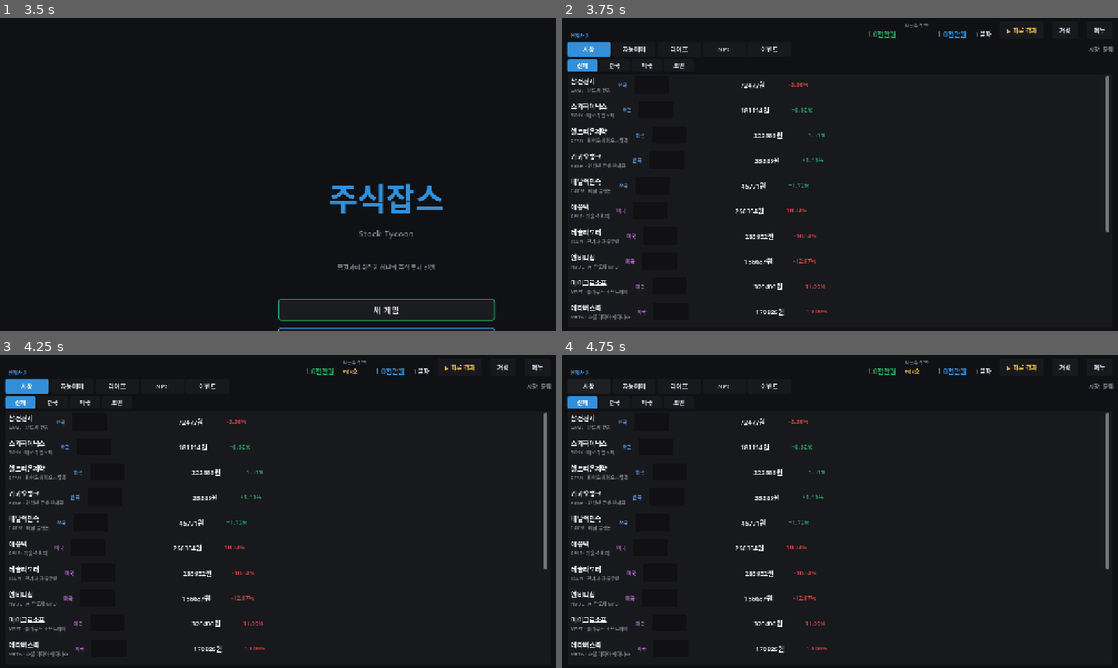
Above: before the commit, frames 1-4 (two rows, left to right).
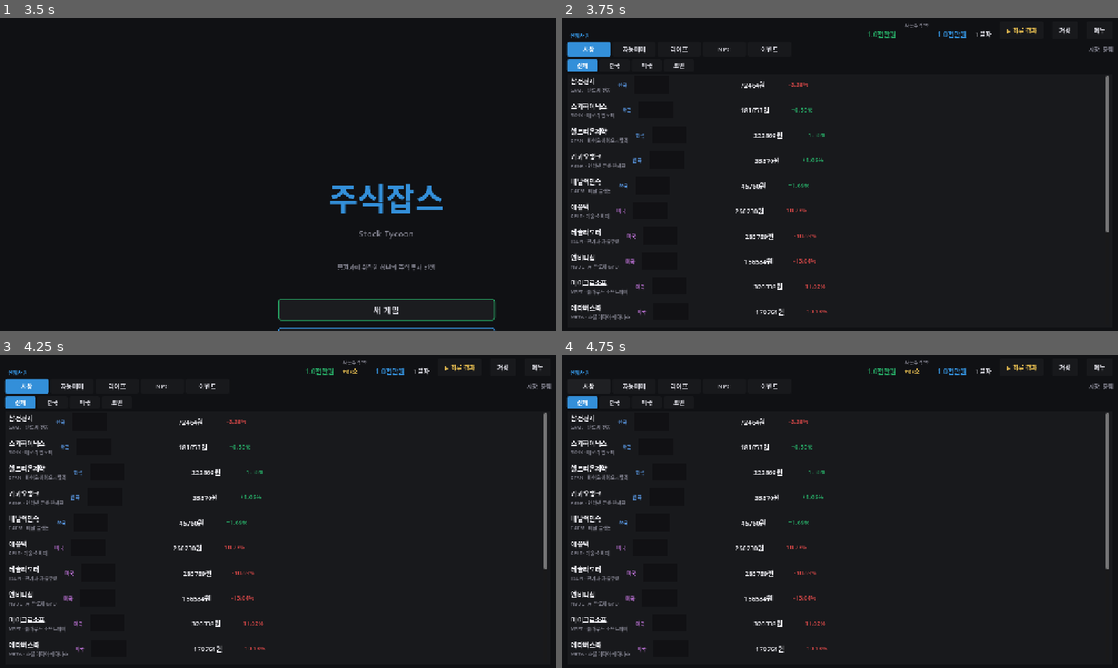
Above: after the commit, the same moments.

Repository: jettiy/StockTycoon
Game: Godot game, scene res://scenes/boot.tscn
Two runs of this game, one before a commit and one after it. Both use one fixed random seed, a clock stepped at 60 frames per second and the inputs below.
Inputs:
- Up to frame 1 (3.5 s): click "새 게임" at 0.5 s; click "▶ 하루 경과" at 1.25 s; click "저장" at 2 s; click "메뉴" at 2.75 s
- Up to frame 2 (3.75 s): click "새 게임" at 3.5 s
- Up to frame 3 (4.25 s): no input
- Up to frame 4 (4.75 s): click "시장" at 4.25 s

Frame 1 is identical in both runs. In frame 2, 0.2% of the frame differs, in the area x 33-47%, y 20-95%; in frame 3, 0.2%; in frame 4, 0.2%.

Commit message:
fix: 임대/이자 일일 정산 버그 + 주가 상승 편향 완화
버그 수정:
- PassiveIncomeManager.pay_daily_rental_interest() 추가
  (하루 경과 시 임대/이자가 정산되지 않는 치명적 버그)
- GameManager.advance_day()에서 임대/이자 정산 호출

밸런스 조정:
- MarketSim: trend를 마켓 사이클에 동적 연동 (강세장 가속, 약세장 마이너스 전환)
- stocks.json: trend 값을 기존 40%로 감소 (무조건 상승 방지)
- 시뮬레이션: 365일 성장률 4308% → 1631% (17배, 방치형 적정)

도구:
- BalanceSim.gd: 장기 시뮬레이션 (주거업그레이드, 수익실현 매도)

Diff:
--- a/data/stocks.json
+++ b/data/stocks.json
@@ -8,7 +8,7 @@
       "tier": "blue",
       "price": 75000,
       "volatility": 0.015,
-      "trend": 0.0002,
+      "trend": 8e-05,
       "sector": "반도체·전자",
       "desc": "한국을 대표하는 초거대 기업. 스마트폰, 반도체, 가전까지.",
       "dividend_yield": 2.5,
@@ -22,7 +22,7 @@
       "tier": "blue",
       "price": 180000,
       "volatility": 0.022,
-      "trend": 0.0004,
+      "trend": 0.00016,
       "sector": "메모리 반도체",
       "desc": "DRAM·NAND 플래시 세계 2위. AI 시대 메모리 수요 폭증.",
       "dividend_yield": 1.8,
@@ -36,7 +36,7 @@
       "tier": "blue",
       "price": 220000,
       "volatility": 0.018,
-      "trend": 0.0001,
+      "trend": 4e-05,
       "sector": "바이오·바이오시밀러",
       "desc": "바이오시밀러 선두주자. 신약 파이프라인 풍부.",
       "dividend_yield": 1.2,
@@ -50,7 +50,7 @@
       "tier": "growth",
       "price": 35000,
       "volatility": 0.028,
-      "trend": 0.0005,
+      "trend": 0.0002,
       "sector": "인터넷 은행·핀테크",
       "desc": "모바일 네이티브 은행. 개인 대출 성장 세.",
       "dividend_yield": 0.0,
@@ -64,7 +64,7 @@
       "tier": "growth",
       "price": 45000,
       "volatility": 0.03,
-      "trend": 0.0003,
+      "trend": 0.00012,
       "sector": "배달 플랫폼",
       "desc": "국민 배달 앱. 광고·배달비 수익 다각화.",
       "dividend_yield": 0.0,
@@ -78,7 +78,7 @@
       "tier": "blue",
       "price": 290000,
       "volatility": 0.015,
-      "trend": 0.0003,
+      "trend": 0.00012,
       "sector": "기술·소비재",
       "desc": "아이폰·맥·서비스 생태계. 현금 창출력 최강.",
       "dividend_yield": 1.5,
@@ -92,7 +92,7 @@
       "tier": "growth",
       "price": 320000,
       "volatility": 0.035,
-      "trend": 0.0006,
+      "trend": 0.00024,
       "sector": "전기차·자율주행",
       "desc": "전기차 혁신. 로보택시·에너지 사업 확장.",
       "dividend_yield": 0.0,
@@ -106,7 +106,7 @@
       "tier": "growth",
       "price": 180000,
       "volatility": 0.03,
-      "trend": 0.0008,
+      "trend": 0.00032,
       "sector": "AI 반도체·GPU",
       "desc": "AI 혁명의 핵심. 데이터센터 GPU 독점적 지위.",
       "dividend_yield": 0.05,
@@ -120,7 +120,7 @@
       "tier": "blue",
       "price": 360000,
       "volatility": 0.012,
-      "trend": 0.0002,
+      "trend": 8e-05,
       "sector": "클라우드·소프트웨어",
       "desc": "애저 클라우드 + 오피스 + 게임. AI 투자 선도.",
       "dividend_yield": 2.8,
@@ -134,7 +134,7 @@
       "tier": "blue",
       "price": 190000,
       "volatility": 0.025,
-      "trend": 0.0004,
+      "trend": 0.00016,
       "sector": "소셜 미디어·메타버스",
       "desc": "소셜 네트워크 거대. 광고 수익 막강.",
       "dividend_yield": 1.5,
@@ -148,7 +148,7 @@
       "tier": "blue",
       "price": 240000,
       "volatility": 0.018,
-      "trend": 0.0003,
+      "trend": 0.00012,
       "sector": "이커머스·클라우드",
       "desc": "전자상거래 + AWS 클라우드. 물류 인프라 막강.",
       "dividend_yield": 0.0,
@@ -162,7 +162,7 @@
       "tier": "blue",
       "price": 280000,
       "volatility": 0.015,
-      "trend": 0.0003,
+      "trend": 0.00012,
       "sector": "검색·클라우드·AI",
       "desc": "검색 광고 독점. 유튜브 + AI 투자 가속.",
       "dividend_yield": 0.0,
@@ -176,7 +176,7 @@
       "tier": "crypto",
       "price": 95000000,
       "volatility": 0.04,
-      "trend": 0.0005,
+      "trend": 0.0002,
       "sector": "암호화폐",
       "desc": "디지털 금. 기관 투자자 유입으로 가격 변동성 심함.",
       "dividend_yield": 0.0,
@@ -190,7 +190,7 @@
       "tier": "crypto",
       "price": 5500000,
       "volatility": 0.045,
-      "trend": 0.0004,
+      "trend": 0.00016,
       "sector": "암호화폐·스마트컨트랙트",
       "desc": "탈중앙화 앱 플랫폼. DeFi·NFT 생태계 핵심.",
       "dividend_yield": 3.5,
@@ -204,7 +204,7 @@
       "tier": "crypto",
       "price": 350,
       "volatility": 0.06,
-      "trend": 0.0001,
+      "trend": 4e-05,
       "sector": "암호화폐·밈코인",
       "desc": "밈에서 시작한 코인. 유명인 트윗에 가격 요동.",
       "dividend_yield": 0.0,
@@ -218,7 +218,7 @@
       "tier": "crypto",
       "price": 280000,
       "volatility": 0.055,
-      "trend": 0.0006,
+      "trend": 0.00024,
       "sector": "암호화폐·고속블록체인",
       "desc": "초고속 트랜잭션 블록체인. NFT·DeFi 활발.",
       "dividend_yield": 5.0,
--- a/scripts/autoload/GameManager.gd
+++ b/scripts/autoload/GameManager.gd
@@ -216,6 +216,13 @@
 	if dividends > 0:
 		result["dividends"] = dividends
 
+	# 일일 임대 수익 + 이자 정산 (방치형 핵심)
+	var passive := PassiveIncomeManager.pay_daily_rental_interest()
+	if passive.has("rental") and passive["rental"] > 0:
+		result["rental"] = passive["rental"]
+	if passive.has("interest") and passive["interest"] > 0:
+		result["interest"] = passive["interest"]
+
 	# 파산 방지 지원금
 	var bailout_thresh: float = _balance.get("difficulty", {}).get("bailout_threshold", 500000)
 	var bailout_amt: float = _balance.get("difficulty", {}).get("bailout_amount", 2000000)
--- a/scripts/autoload/MarketSim.gd
+++ b/scripts/autoload/MarketSim.gd
@@ -95,8 +95,14 @@
 		# 1. 랜덤워크 (정규분포 근사)
 		var random_change: float = _rng.randfn(0.0, 1.0) * stock["volatility"]
 
-		# 2. 트렌드 성분
-		var trend_change: float = stock["trend"]
+		# 2. 트렌드 성분 — 사이클에 따라 동적 부여
+		# 기본 trend는 미세 상승 편향 (인플레이션 반영)
+		# 강세장에서는 가속, 약세장에서는 마이너스 전환
+		var base_trend: float = float(stock["trend"])
+		var dynamic_trend: float = base_trend * (0.5 + market_cycle * 1.5)
+		# 약세장에서는 하락 트렌드
+		if market_cycle < -0.2:
+			dynamic_trend -= base_trend * absf(market_cycle) * 2.0
 
 		# 3. 마켓 사이클 영향 (코인 > 성장주 > 블루칩)
 		var cycle_weight := 0.3
@@ -114,7 +120,7 @@
 			_event_multipliers[stock_id] = lerp(_event_multipliers[stock_id], 1.0, 0.1)
 
 		# 합산
-		var total_change: float = random_change + trend_change + cycle_change + event_change
+		var total_change: float = random_change + dynamic_trend + cycle_change + event_change
 		var new_price: float = float(stock["price"]) * (1.0 + total_change)
 
 		# 하한선 (기준가 10%까지)
--- a/scripts/autoload/PassiveIncomeManager.gd
+++ b/scripts/autoload/PassiveIncomeManager.gd
@@ -142,7 +142,41 @@
 	var tick_cap := daily_cap / _game_accel
 	return min(amount, tick_cap)
 
-## 하루 경과 시 일괄 배당 지급 (큰 금액, 정기적)
+## 하루 경과 시 임대 수익 + 이자 정산 (advance_day에서 호출)
+func pay_daily_rental_interest() -> Dictionary:
+	var result := {"rental": 0.0, "interest": 0.0}
+
+	# 임대 수익 (주거 등급)
+	var house: Dictionary = GameManager.get_current_house()
+	var house_id: String = house.get("id", "gosiwon")
+	var rental_map: Dictionary = _config.get("rental_income_per_day", {})
+	if rental_map.has(house_id):
+		var daily_rental: float = float(rental_map[house_id])
+		if daily_rental > 0:
+			# 캡 적용
+			var net_worth := GameManager.get_net_worth()
+			if net_worth > 0:
+				var cap := net_worth * _rental_cap_pct
+				daily_rental = min(daily_rental, cap)
+			GameManager.add_cash(daily_rental)
+			_total_rental += daily_rental
+			result["rental"] = daily_rental
+
+	# 현금 이자
+	var cash := GameManager.get_cash()
+	if cash > 0:
+		var daily_interest: float = cash * _interest_rate
+		if daily_interest > 0:
+			# 캡 적용
+			var net_worth := GameManager.get_net_worth()
+			if net_worth > 0:
+				var cap := net_worth * _interest_cap_pct
+				daily_interest = min(daily_interest, cap)
+			GameManager.add_cash(daily_interest)
+			_total_interest += daily_interest
+			result["interest"] = daily_interest
+
+	return result
 func pay_daily_dividends() -> float:
 	var total: float = 0.0
 
--- /dev/null
+++ b/tools/BalanceSim.gd
@@ -0,0 +1,178 @@
+extends Node2D
+## 장기 밸런스 시뮬레이션 — 365일 진행하며 일지 기록
+## 목적: 초반/중반/후반 자산 성장 곡선이 적절한지 검증
+
+var log_lines: Array = []
+var start_cash: float = 0.0
+
+func _ready() -> void:
+	print("\n========================================")
+	print("  주식잡스 장기 밸런스 시뮬레이션")
+	print("  (365일 = 약 50분 실시간)")
+	print("========================================\n")
+
+	await get_tree().process_frame
+
+	start_cash = GameManager.player["cash"]
+
+	_log("=== 시작 상태 ===")
+	_log("현금: %s원" % _fmt(start_cash))
+	_log("순자산: %s원" % _fmt(GameManager.get_net_worth()))
+	_log("직급: %s" % GameManager.get_rank_name())
+	_log("")
+
+	# 시뮬레이션 전략: 3가지 플레이 스타일
+	# A) 보수적 — 배당주 위주 매수 후 방치
+	# B) 공격적 — 코인/성장주 위주
+	# C) 균형 — 섞어서
+
+	_run_balanced_strategy()
+
+	# 결과 파일로 저장
+	_save_report()
+
+func _run_balanced_strategy() -> void:
+	_log("=== 균형 전략 시뮬레이션 시작 ===")
+	_log("- 7일마다 월금으로 배당주 매수")
+	_log("- 나머지는 자동매매 + 패시브 수익")
+	_log("")
+
+	var checkpoints = [7, 30, 90, 180, 365]
+	var cp_idx = 0
+
+	# 초기 매수: 보유 현금의 50%를 배당주에 분산 매수
+	var stocks = MarketSim.get_all_stocks()
+	var div_stocks = []
+	for s in stocks:
+		if float(s.get("dividend_yield", 0)) > 0:
+			div_stocks.append(s)
+
+	if div_stocks.size() > 0:
+		var invest_amount = start_cash * 0.5
+		var per_stock = invest_amount / div_stocks.size()
+		for s in div_stocks:
+			var price = float(s["price"])
+			var qty = int(per_stock / price)
+			if qty > 0:
+				var r = GameManager.buy_stock(s["id"], qty)
+				if r.get("success"):
+					_log("초기 매수: %s x%d (%s원)" % [s["name"], qty, _fmt(price * qty)])
+
+	_log("")
+	_log("초기 매수 후 현금: %s원" % _fmt(GameManager.get_cash()))
+	_log("")
+
+	# 주거 업그레이드 마일스톤
+	var housing_milestones = {50: "oneroom", 180: "tworoom", 365: "apartment"}
+
+	for day in range(1, 366):
+		# 시장 틱 (여러 틱 = 하루)
+		for _i in range(10):
+			MarketSim._tick()
+
+		# 주거 업그레이드
+		if housing_milestones.has(day):
+			var target_house = housing_milestones[day]
+			var r = GameManager.buy_house(target_house)
+			if r.get("success"):
+				_log("Day %d: 주거 업그레이드 → %s" % [day, target_house])
+
+		# 하루 경과 (월급, 승진, 배당, 임대, 이자)
+		GameManager.advance_day()
+
+		# 7일마다: 월금으로 배당주 추가 매수 + 수익 실현
+		if day % 7 == 0:
+			# 수익 실현: 30%+ 수익 종목 절반 매도
+			for sid in GameManager.player["holdings"].keys():
+				var h = GameManager.player["holdings"][sid]
+				var s = MarketSim.get_stock(sid)
+				if s.is_empty():
+					continue
+				var avg_cost = float(h.get("avg_cost", 0))
+				var cur_price = float(s["price"])
+				if avg_cost > 0 and cur_price > avg_cost * 1.3:
+					var sell_qty = int(int(h["quantity"]) / 2)
+					if sell_qty > 0:
+						GameManager.sell_stock(sid, sell_qty)
+
+			# 월금으로 배당주 매수
+			var cash = GameManager.get_cash()
+			if cash > 100000 and div_stocks.size() > 0:
+				var pick = div_stocks[day % div_stocks.size()]
+				var price = float(pick["price"])
+				var qty = int(cash * 0.6 / price)
+				if qty > 0:
+					GameManager.buy_stock(pick["id"], qty)
+
+		# 체크포인트 기록
+		if cp_idx < checkpoints.size() and day == checkpoints[cp_idx]:
+			_log("--- Day %d 체크포인트 ---" % day)
+			_log("  현금: %s원" % _fmt(GameManager.get_cash()))
+			_log("  순자산: %s원" % _fmt(GameManager.get_net_worth()))
+			_log("  보유 종목: %d개" % GameManager.player["holdings"].size())
+			_log("  직급: %s" % GameManager.get_rank_name())
+
+			# 포트폴리오 가치
+			var port_val = 0.0
+			for sid in GameManager.player["holdings"]:
+				var h = GameManager.player["holdings"][sid]
+				var s = MarketSim.get_stock(sid)
+				if not s.is_empty():
+					port_val += float(s["price"]) * int(h["quantity"])
+			_log("  주식 가치: %s원" % _fmt(port_val))
+
+			# 패시브 수익
+			var pps = PassiveIncomeManager.get_projected_per_second()
+			_log("  패시브/초: %s원" % _fmt(pps))
+
+			# 누적 통계
+			_log("  누적 배당: %s원" % _fmt(PassiveIncomeManager.get_total_dividends()))
+			_log("  누적 임대: %s원" % _fmt(PassiveIncomeManager.get_total_rental()))
+			_log("  누적 이자: %s원" % _fmt(PassiveIncomeManager.get_total_interest()))
+
+			# 성장률
+			var growth = (GameManager.get_net_worth() / start_cash - 1.0) * 100.0
+			_log("  시작 대비 성장: %s%%" % _fmt(growth))
+			_log("")
+			cp_idx += 1
+
+	# 최종 결과
+	_log("=== 최종 결과 (365일) ===")
+	_log("시작 순자산: %s원" % _fmt(start_cash))
+	_log("최종 순자산: %s원" % _fmt(GameManager.get_net_worth()))
+	var total_growth = (GameManager.get_net_worth() / start_cash - 1.0) * 100.0
+	_log("총 성장률: %s%%" % _fmt(total_growth))
+	_log("총 누적 배당: %s원" % _fmt(PassiveIncomeManager.get_total_dividends()))
+	_log("총 누적 임대: %s원" % _fmt(PassiveIncomeManager.get_total_rental()))
+	_log("총 누적 이자: %s원" % _fmt(PassiveIncomeManager.get_total_interest()))
+	_log("최종 직급: %s" % GameManager.get_rank_name())
+
+func _log(msg: String) -> void:
+	log_lines.append(msg)
+	print(msg)
+
+func _fmt(amount: float) -> String:
+	var a = int(amount)
+	if abs(a) >= 100000000:
+		return "%.2f억" % (amount / 100000000.0)
+	elif abs(a) >= 10000:
+		return "%.1f만" % (amount / 10000.0)
+	else:
+		return "%d" % a
+
+func _save_report() -> void:
+	var text = "\n".join(log_lines)
+	var file = FileAccess.open("user://balance_sim_report.txt", FileAccess.WRITE)
+	if file:
+		file.store_string(text)
+		file.close()
+		print("\n[보고서 저장됨: user://balance_sim_report.txt]")
+
+	# 프로젝트 폴더에도 저장
+	var file2 = FileAccess.open("res://balance_sim_report.txt", FileAccess.WRITE)
+	if file2:
+		file2.store_string(text)
+		file2.close()
+		print("[보고서 저장됨: res://balance_sim_report.txt]")
+
+	get_tree().quit(0)
--- /dev/null
+++ b/tools/BalanceSim.tscn
@@ -0,0 +1,6 @@
+[gd_scene load_steps=2 format=3 uid="uid://balancesim67890"]
+
+[ext_resource type="Script" path="res://tools/BalanceSim.gd" id="1"]
+
+[node name="BalanceSim" type="Node2D"]
+script = ExtResource("1")
Not shown, added: balance_sim_report.txt
